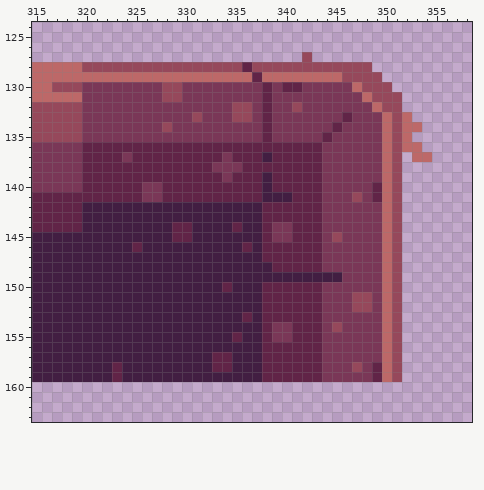
Pixel-art file: assets/gfx/world/World Tileset.aseprite. Above is the file before it was changed.
640x360 pixels, 1 frame. Shown: x 315..358, y 124..163. The commit also changed other parts of the picture, which this record leaves out.
The same view after the edit:
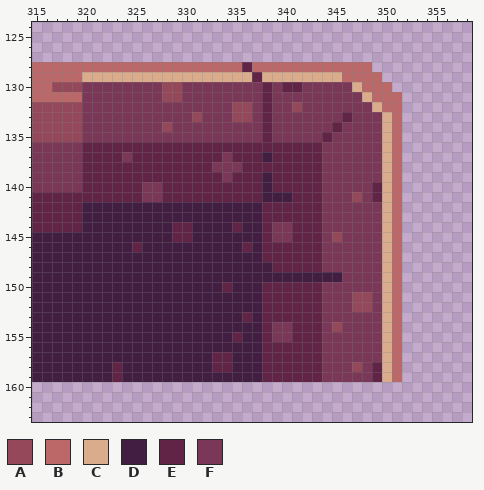
Palette (. is transparent): A #96485b  B #bd6868  C #dbac8c  D #421e42  E #612447  F #7a3757
Changes in this commit:
--- layer "FG Tiles"
@@ x 315..358 @@
 126 ............................................
-127 ...........................A................
-128 BBBBBAAAAAAAAAAAAAAAAEAAAAAAAAAAAA..........
-129 BBBBBBBBBBBBBBBBBBBBBBEBBBBBBBBAAAA.........
-130 BBAAAFFFFFFFFAAFFFFFFFFEFEEFFFFFBAAA........
-131 BBBBBFFFFFFFFAAFFFFFFFFEFFFFFFFFFBAAA.......
-132 AAAAAFFFFFFFFFFFFFFFAAFEFFAFFFFFFFBAA.......
-133 AAAAAFFFFFFFFFFFAFFFAAFEFFFFFFFEFFFBAB......
-134 AAAAAFFFFFFFFAFFFFFFFFFEFFFFFFEFFFFBABB.....
-135 AAAAAFFFFFFFFFFFFFFFFFFEFFFFFEFFFFFBAB......
-136 FFFFFEEEEEEEEEEEEEEEEEEEEEEEEFFFFFFBABB.....
-137 FFFFFEEEEFEEEEEEEEEFEEEDEEEEEFFFFFFBA.BB....
-138 FFFFFEEEEEEEEEEEEEFFFEEEEEEEEFFFFFFBA.......
-139 FFFFFEEEEEEEEEEEEEEFEEEDEEEEEFFFFFFBA.......
-140 FFFFFEEEEEEFFEEEEEEEEEEDEEEEEFFFFFEBA.......
-141 EEEEEEEEEEEFFEEEEEEEEEEDDDEEEFFFAFEBA.......
-142 EEEEEDDDDDDDDDDDDDDDDDDEEEEEEFFFFFFBA.......
-143 EEEEEDDDDDDDDDDDDDDDDDDEEEEEEFFFFFFBA.......
-144 EEEEEDDDDDDDDDEEDDDDEDDEFFEEEFFFFFFBA.......
-145 DDDDDDDDDDDDDDEEDDDDDDDEFFEEEFAFFFFBA.......
-146 DDDDDDDDDDEDDDDDDDDDDEDEEEEEEFFFFFFBA.......
-147 DDDDDDDDDDDDDDDDDDDDDDDEEEEEEFFFFFFBA.......
-148 DDDDDDDDDDDDDDDDDDDDDDDDEEEEEFFFFFFBA.......
-149 DDDDDDDDDDDDDDDDDDDDDDDDDDDDDDDFFFFBA.......
-150 DDDDDDDDDDDDDDDDDDDEDDDEEEEEEFFFFFFBA.......
-151 DDDDDDDDDDDDDDDDDDDDDDDEEEEEEFFFAAFBA.......
-152 DDDDDDDDDDDDDDDDDDDDDDDEEEEEEFFFAAFBA.......
-153 DDDDDDDDDDDDDDDDDDDDDEDEEEEEEFFFFFFBA.......
-154 DDDDDDDDDDDDDDDDDDDDDDDEFFEEEFAFFFFBA.......
-155 DDDDDDDDDDDDDDDDDDDDEDDEFFEEEFFFFFFBA.......
-156 DDDDDDDDDDDDDDDDDDDDDDDEEEEEEFFFFFFBA.......
-157 DDDDDDDDDDDDDDDDDDEEDDDEEEEEEFFFFFFBA.......
-158 DDDDDDDDEDDDDDDDDDEEDDDEEEEEEFFFAFEBA.......
-159 DDDDDDDDEDDDDDDDDDDDDDDEEEEEEFFFFFEBA.......
+127 ............................................
+128 BBBBBBBBBBBBBBBBBBBBBEBBBBBBBBBBBB..........
+129 BBBBBCCCCCCCCCCCCCCCCCECCCCCCCCBBBB.........
+130 BBAAAFFFFFFFFAAFFFFFFFFEFEEFFFFFCBBB........
+131 BBBBBFFFFFFFFAAFFFFFFFFEFFFFFFFFFCBBB.......
+132 AAAAAFFFFFFFFFFFFFFFAAFEFFAFFFFFFFCBB.......
+133 AAAAAFFFFFFFFFFFAFFFAAFEFFFFFFFEFFFCB.......
+134 AAAAAFFFFFFFFAFFFFFFFFFEFFFFFFEFFFFCB.......
+135 AAAAAFFFFFFFFFFFFFFFFFFEFFFFFEFFFFFCB.......
+136 FFFFFEEEEEEEEEEEEEEEEEEEEEEEEFFFFFFCB.......
+137 FFFFFEEEEFEEEEEEEEEFEEEDEEEEEFFFFFFCB.......
+138 FFFFFEEEEEEEEEEEEEFFFEEEEEEEEFFFFFFCB.......
+139 FFFFFEEEEEEEEEEEEEEFEEEDEEEEEFFFFFFCB.......
+140 FFFFFEEEEEEFFEEEEEEEEEEDEEEEEFFFFFECB.......
+141 EEEEEEEEEEEFFEEEEEEEEEEDDDEEEFFFAFECB.......
+142 EEEEEDDDDDDDDDDDDDDDDDDEEEEEEFFFFFFCB.......
+143 EEEEEDDDDDDDDDDDDDDDDDDEEEEEEFFFFFFCB.......
+144 EEEEEDDDDDDDDDEEDDDDEDDEFFEEEFFFFFFCB.......
+145 DDDDDDDDDDDDDDEEDDDDDDDEFFEEEFAFFFFCB.......
+146 DDDDDDDDDDEDDDDDDDDDDEDEEEEEEFFFFFFCB.......
+147 DDDDDDDDDDDDDDDDDDDDDDDEEEEEEFFFFFFCB.......
+148 DDDDDDDDDDDDDDDDDDDDDDDDEEEEEFFFFFFCB.......
+149 DDDDDDDDDDDDDDDDDDDDDDDDDDDDDDDFFFFCB.......
+150 DDDDDDDDDDDDDDDDDDDEDDDEEEEEEFFFFFFCB.......
+151 DDDDDDDDDDDDDDDDDDDDDDDEEEEEEFFFAAFCB.......
+152 DDDDDDDDDDDDDDDDDDDDDDDEEEEEEFFFAAFCB.......
+153 DDDDDDDDDDDDDDDDDDDDDEDEEEEEEFFFFFFCB.......
+154 DDDDDDDDDDDDDDDDDDDDDDDEFFEEEFAFFFFCB.......
+155 DDDDDDDDDDDDDDDDDDDDEDDEFFEEEFFFFFFCB.......
+156 DDDDDDDDDDDDDDDDDDDDDDDEEEEEEFFFFFFCB.......
+157 DDDDDDDDDDDDDDDDDDEEDDDEEEEEEFFFFFFCB.......
+158 DDDDDDDDEDDDDDDDDDEEDDDEEEEEEFFFAFECB.......
+159 DDDDDDDDEDDDDDDDDDDDDDDEEEEEEFFFFFECB.......
 160 ............................................
